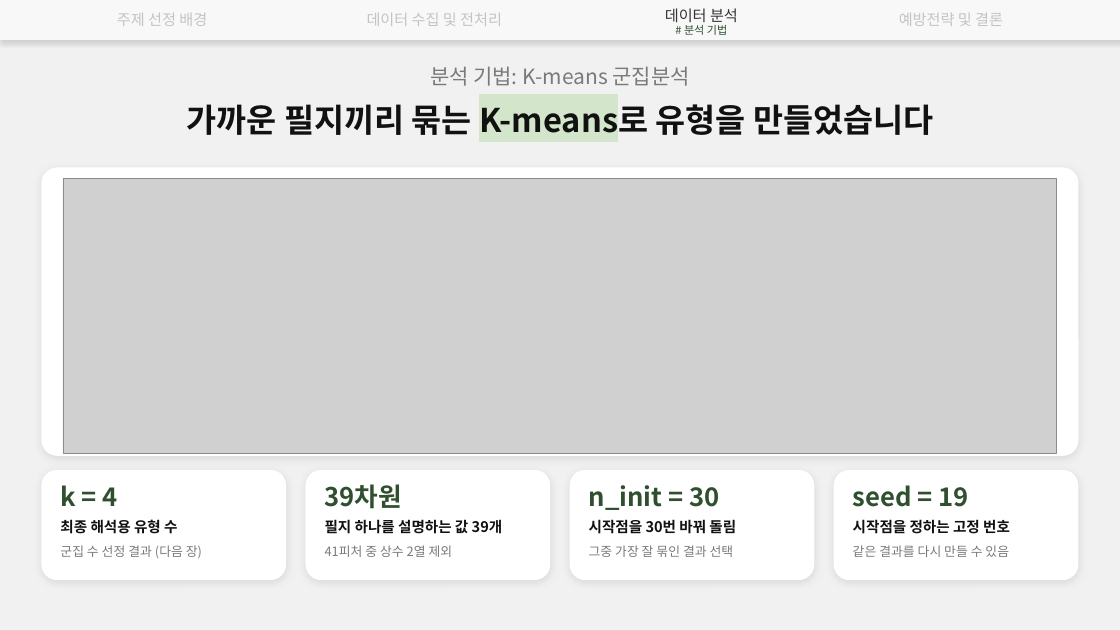
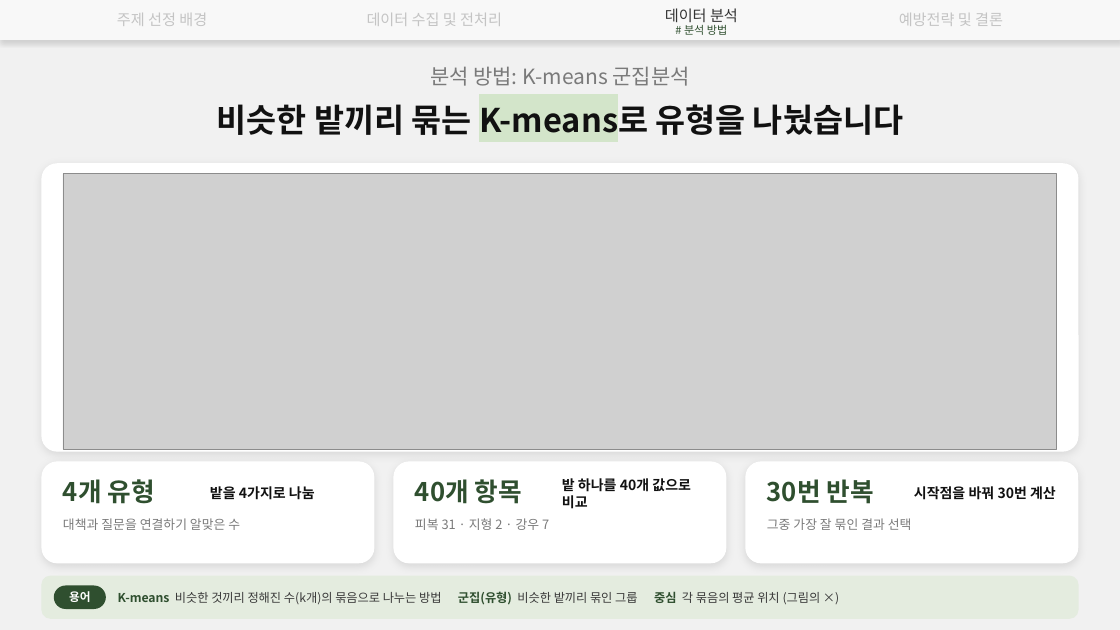
Before and after one commit to hanjune1121-afk/-, a slide deck: slide 7 of 발표자료/강원고랭지_토양유실_15쪽이후.pptx (slide 14 before the commit). Drawn at 1120x630 pixels with LibreOffice and Linux fonts; fonts in the diff are those of the drawing; grey boxes stand for pictures. Boxes give left, top, right and bottom in pixels: in the first picture for what was removed or moved away, otherwise in the second. Text is boxed around its words. In the diff, an @@ line names an element or a change of style, - is before the commit and + after.

```diff
--- a/발표자료/강원고랭지_토양유실_15쪽이후.pptx
+++ b/발표자료/강원고랭지_토양유실_15쪽이후.pptx
@@ text at [684, 25, 727, 35]: text changed @@
-# 분석 기법
+# 분석 방법
@@ text at [430, 66, 690, 86]: text changed @@
-분석 기법: K-means 군집분석
+분석 방법: K-means 군집분석
@@ text at [217, 104, 903, 135]: text changed @@
-가까운 필지끼리 묶는 K-means로 유형을 만들었습니다
+비슷한 밭끼리 묶는 K-means로 유형을 나눴습니다
@@ rounded rectangle: place and size @@
-rounded rectangle at [42, 168, 1078, 455]
+rounded rectangle at [42, 164, 1078, 451]
@@ picture: place and size @@
-picture at [63, 178, 1057, 454]
+picture at [63, 174, 1057, 450]
@@ rounded rectangle: place and size @@
-rounded rectangle at [42, 471, 286, 580]
+rounded rectangle at [42, 462, 374, 563]
@@ text at [63, 479, 154, 504]: text changed @@
-k = 4
+4개 유형
@@ vertical alignment top to middle in 6 elements at [914, 486, 1056, 500], [562, 478, 691, 509], [63, 479, 154, 504], [415, 479, 522, 504], [767, 479, 873, 504], [210, 484, 315, 502] @@
@@ rounded rectangle: place and size @@
-rounded rectangle at [306, 471, 549, 580]
+rounded rectangle at [394, 462, 726, 563]
@@ text at [415, 479, 522, 504]: text changed @@
-39차원
+40개 항목
@@ text at [562, 478, 691, 509]: text changed; size 12.5 to 12 pt @@
-필지 하나를 설명하는 값 39개
+밭 하나를 40개 값으로 비교
@@ proportions changed in 3 elements at [42, 462, 374, 563], [394, 462, 726, 563], [746, 462, 1078, 563] @@
@@ rounded rectangle: place and size @@
-rounded rectangle at [571, 471, 814, 580]
+rounded rectangle at [746, 462, 1078, 563]
@@ text at [767, 479, 873, 504]: text changed @@
-n_init = 30
+30번 반복
@@ text at [210, 484, 315, 502]: text changed; size 12.5 to 12 pt @@
-최종 해석용 유형 수
+밭을 4가지로 나눔
@@ text removed at [853, 485, 968, 507] @@
-seed = 19
@@ text at [914, 486, 1056, 500]: text changed; size 12.5 to 12 pt @@
-시작점을 30번 바꿔 돌림
+시작점을 바꿔 30번 계산
@@ text at [63, 518, 240, 530]: text changed @@
-군집 수 선정 결과 (다음 장)
+대책과 질문을 연결하기 알맞은 수
@@ text at [415, 518, 549, 530]: text changed @@
-41피처 중 상수 2열 제외
+피복 31 · 지형 2 · 강우 7
@@ text "그중 가장 잘 묶인 결과 ...": place and size @@
-text "그중 가장 잘 묶인 결과 ..." at [589, 545, 734, 557]
+text "그중 가장 잘 묶인 결과 ..." at [767, 518, 912, 530]
@@ text removed at [853, 519, 1010, 534] @@
-시작점을 정하는 고정 번호
@@ text removed at [853, 545, 1009, 557] @@
-같은 결과를 다시 만들 수 있음
@@ rounded rectangle: place and size @@
-rounded rectangle at [834, 471, 1078, 580]
+rounded rectangle at [42, 576, 1078, 618]
@@ rounded rectangle at [42, 576, 1078, 618]: fill #FFFFFF to #E4ECDF; outline #FFFFFF 1 pt to #E4ECDF 1 pt; shadow off; proportions changed @@
@@ rounded rectangle added at [54, 586, 106, 609], fill #2F4F2F, 10 pt, text #FFFFFF, bold @@
+용어
@@ text added at [118, 591, 821, 605], 10.5 pt, text #3A3A3A @@
+K-means 비슷한 것끼리 정해진 수(k개)의 묶음으로 나누는 방법 군집(유형) 비슷한 밭끼리 묶인 그룹 중심 각 묶음의 평균 위치 (그림의 ×)
```
Also in this commit, not shown: 18 other slides changed, 14 slides added, 11 slides removed, 4 other files.
